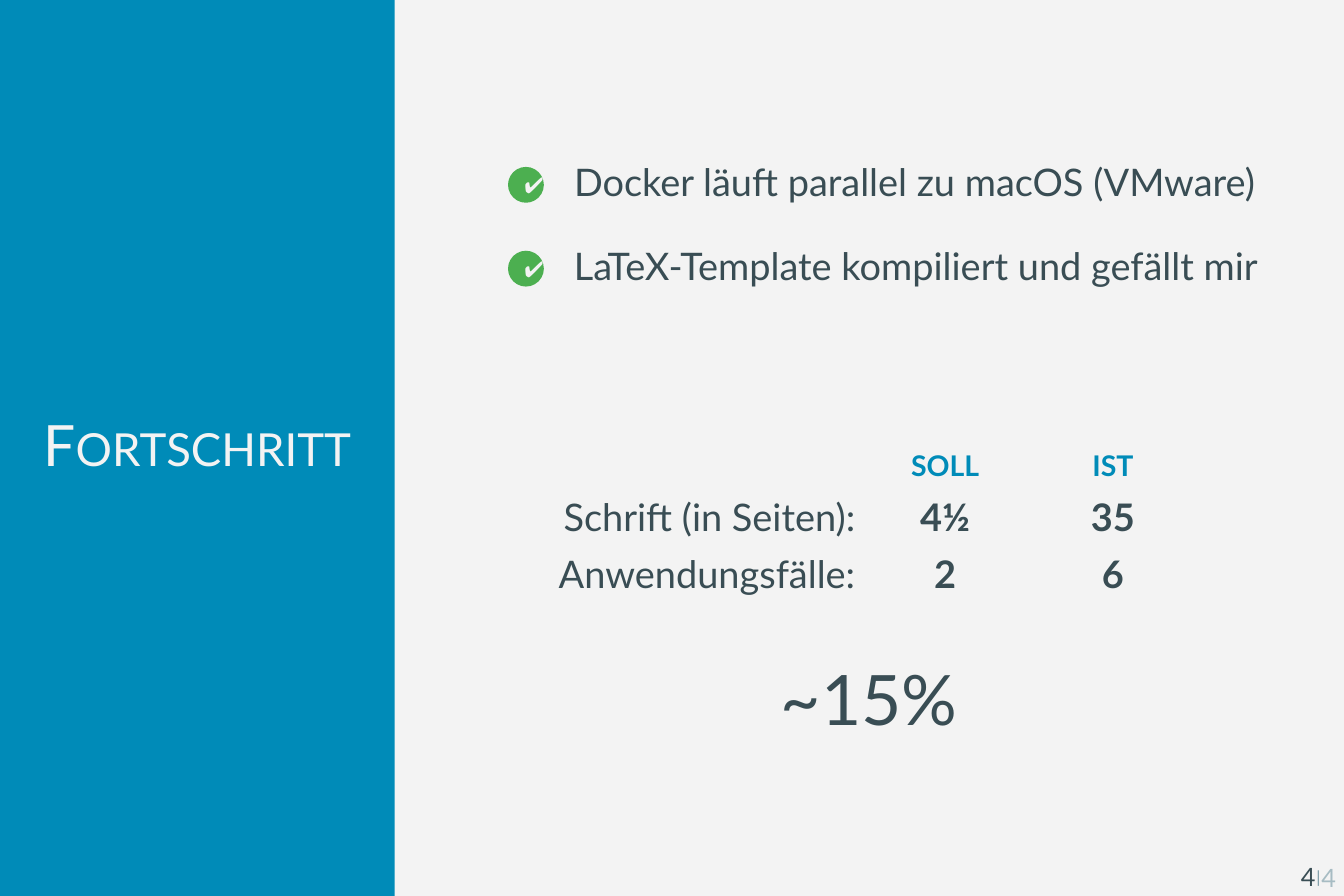
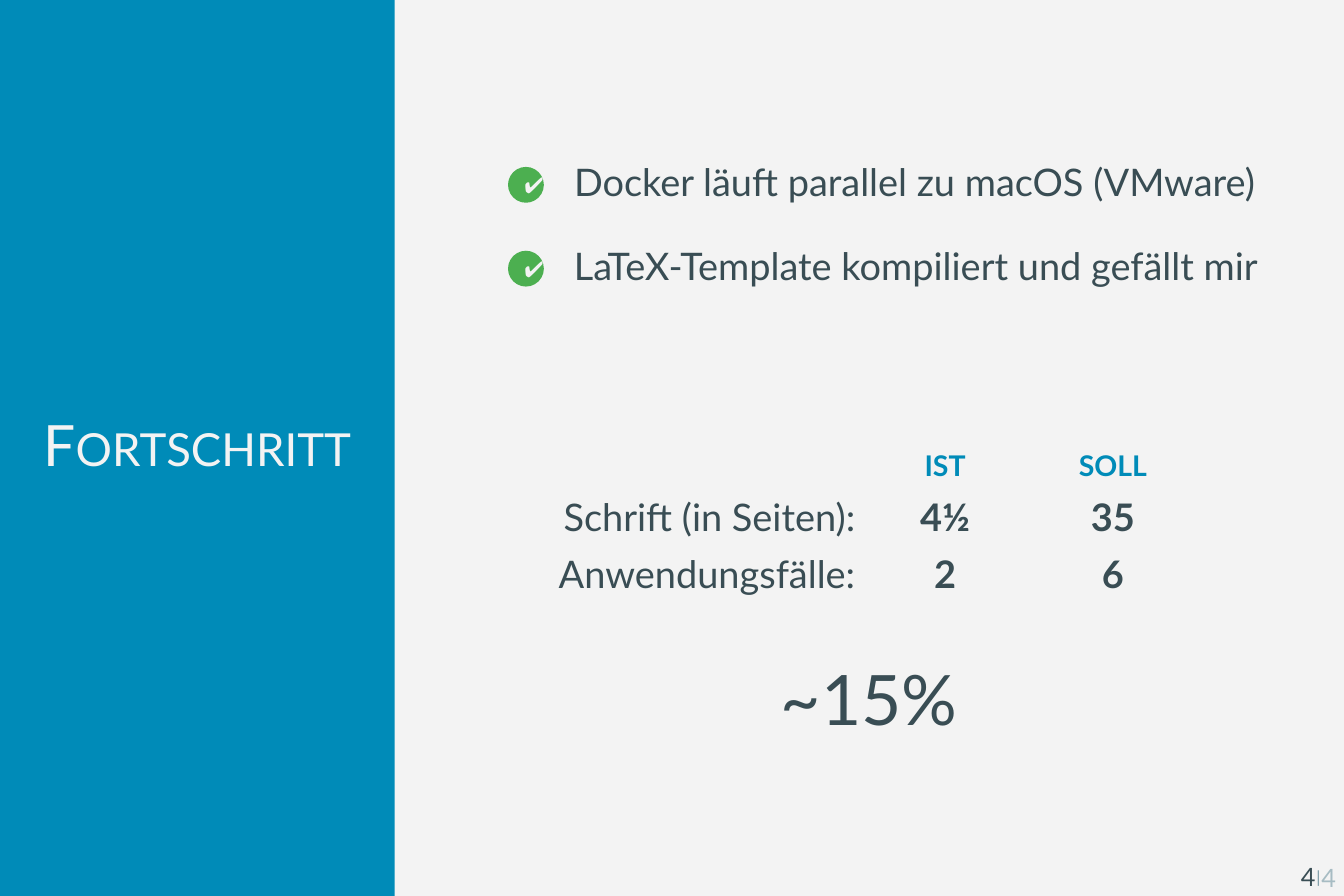
Before and after one commit to bemayr/sebsc-ba, a slide deck: slide 8 of presentations/01 overview/slides.pptx. Drawn at 1344x896 pixels with LibreOffice and Linux fonts; fonts in the diff are those of the drawing; background and template pictures are left out. Boxes give left, top, right and bottom in pixels: in the first picture for what was removed or moved away, otherwise in the second. Text is boxed around its words. In the diff, an @@ line names an element or a change of style, - is before the commit and + after.

Commit message:
fixed IST/SOLL

```diff
--- a/presentations/01 overview/slides.pptx
+++ b/presentations/01 overview/slides.pptx
@@ table at [493,431,1202,602] @@
-row 1, column 2: SOLL
+row 1, column 2: IST
-row 1, column 3: IST
+row 1, column 3: SOLL
```
